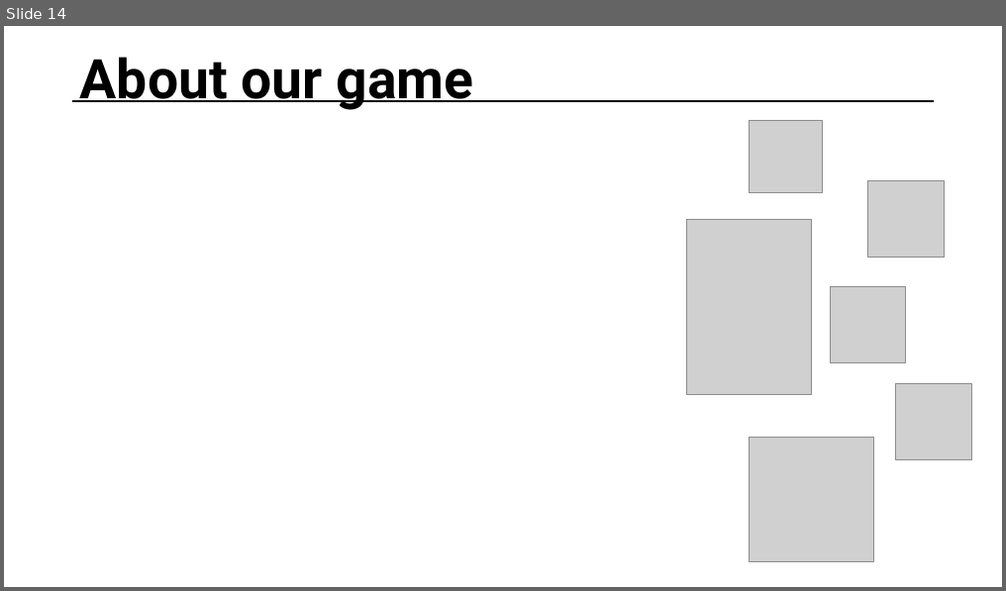
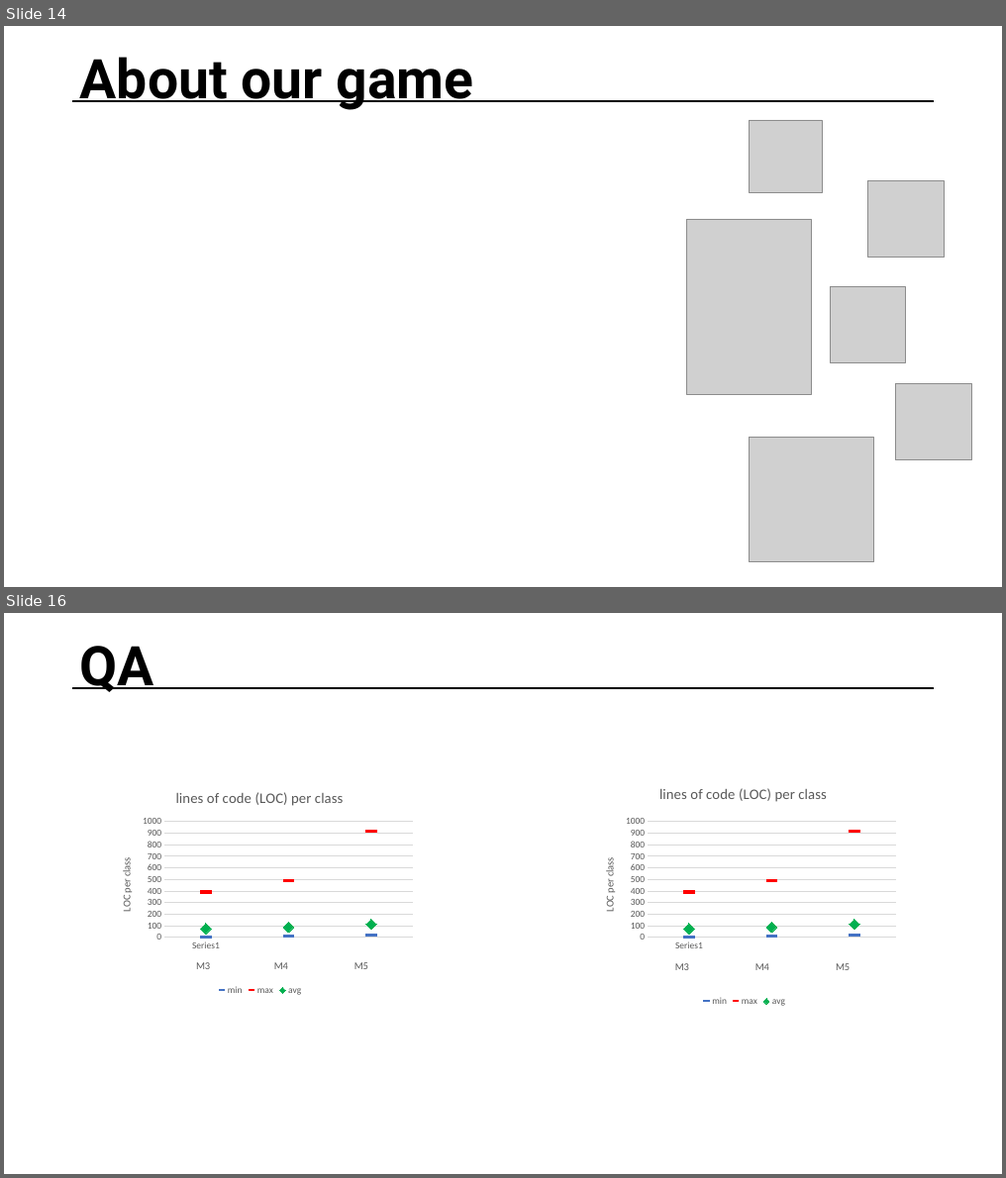
Before and after one commit to Siesma/OreRush, a slide deck: documents/Milestone_5_-_Presentation.pptx. Shown one above the other, each under a label of ours: slide 14 before the commit, slides 14 and 16 after it; the slides between them are not shown. The pictures are 1006x591 and 1006x1178 pixels, drawn with LibreOffice and Linux fonts; fonts in the diff are those of the drawing; grey boxes stand for pictures. Boxes give left, top, right and bottom in pixels: in the first picture for what was removed or moved away, otherwise in the second. Text is boxed around its words. In the diff, an @@ line names an element or a change of style, - is before the commit and + after.

```diff
--- a/documents/Milestone_5_-_Presentation.pptx
+++ b/documents/Milestone_5_-_Presentation.pptx
@@ slide 16 added at (4, 613, 1002, 1174), background #FFFFFF @@
@@ text added at (80, 646, 154, 692), 52.6 pt, text #000000, bold @@
+QA
@@ line added from (73, 688) to (934, 688), #000000 1.5 pt @@
@@ line chart added at (104, 777, 419, 1010) @@
+title "lines of code (LOC) per class  "
+categories: , , 
+min: 0, 10, 20
+max: 390, 490, 920
+avg: 70, 90, 110
@@ line chart added at (587, 777, 902, 1010) @@
+title "lines of code (LOC) per class  "
+categories: , , 
+min: 0, 10, 20
+max: 390, 490, 920
+avg: 70, 90, 110
```
Also in this commit, not shown: 2 other slides added, 1 slide removed, 1 other file.
